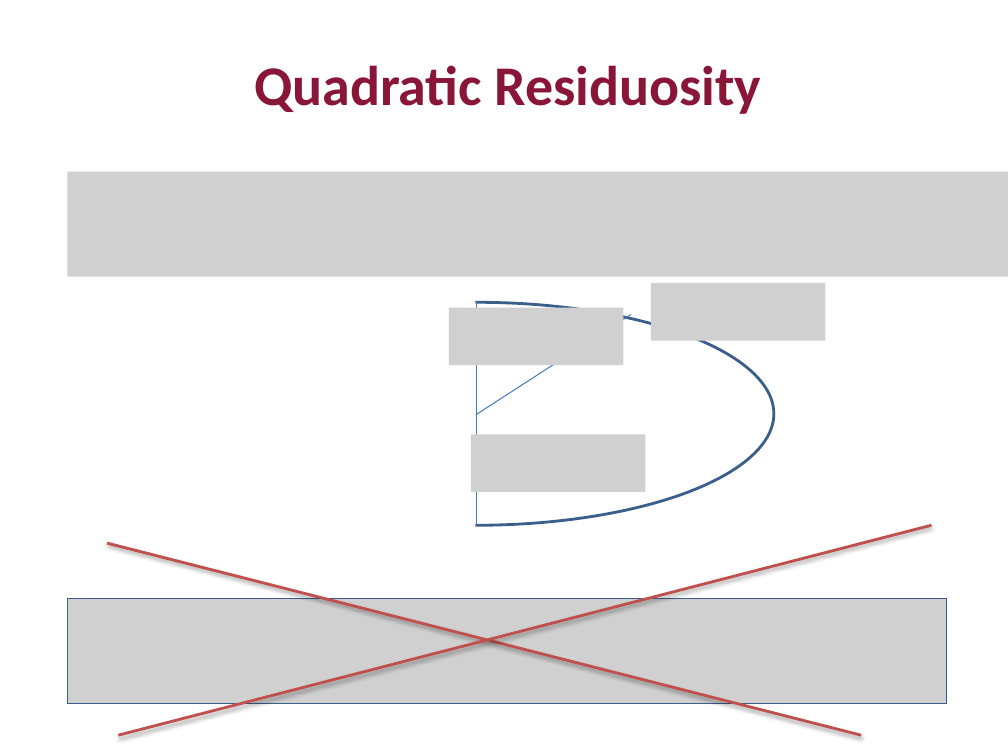
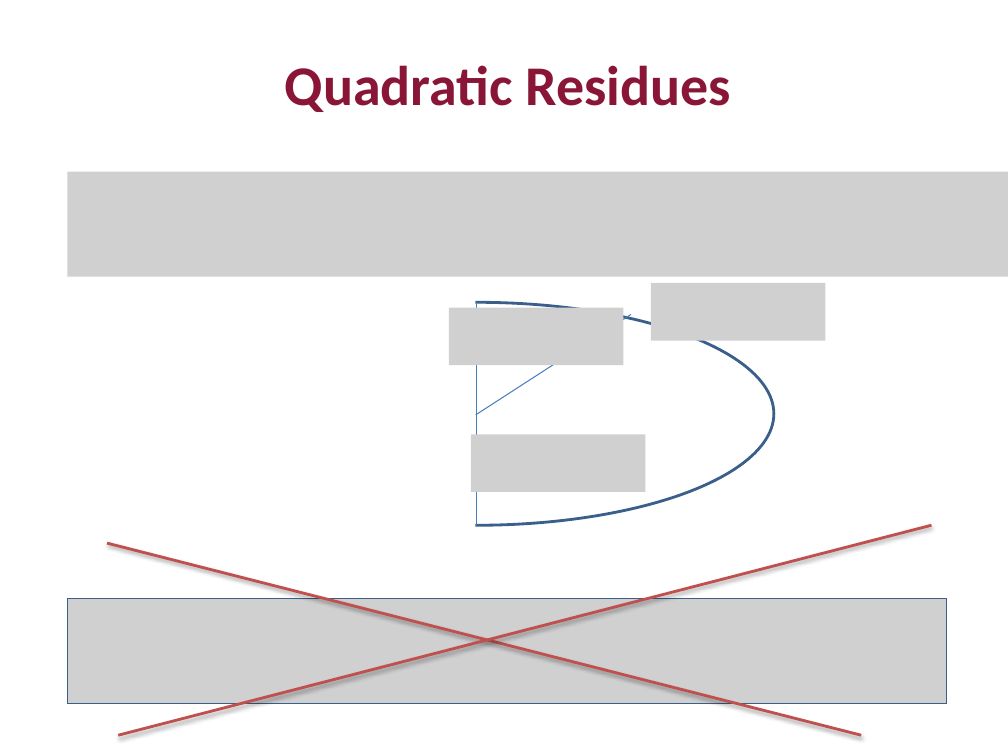
Before and after one commit to mit6875/mit6875.github.io, a slide deck: slide 19 of FA23SLIDES/lec16.pptx (slide 17 before the commit). Drawn at 1008x756 pixels with LibreOffice and Linux fonts; fonts in the diff are those of the drawing; grey boxes stand for pictures. Boxes give left, top, right and bottom in pixels: in the first picture for what was removed or moved away, otherwise in the second. Text is boxed around its words. In the diff, an @@ line names an element or a change of style, - is before the commit and + after.

```diff
--- a/FA23SLIDES/lec16.pptx
+++ b/FA23SLIDES/lec16.pptx
@@ text at bbox=[285, 65, 730, 112]: text changed @@
-Quadratic Residuosity
+Quadratic Residues
```
Also in this commit, not shown: 7 other slides changed, 5 slides added, 22 slides removed, 3 other files.
